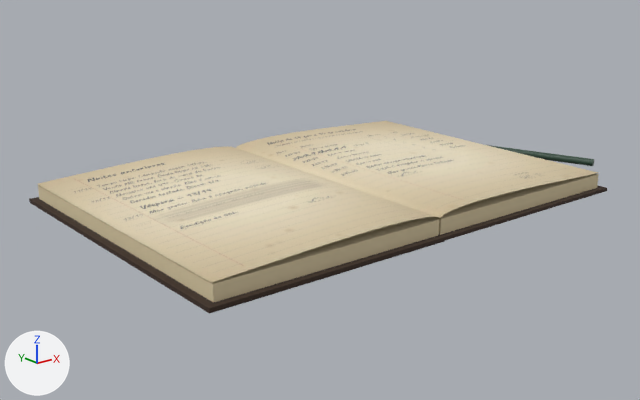
Renders of the glTF model o-impostor/modelos/livro_do_farol_v2.glb from each side of a commit.
Both versions are drawn from a 50 mm camera at (-0.486, -0.602, 0.238) aimed at (0.004, 0.011, -0.007). Arrows for +X, +Y and +Z are at lower left; the lights stay in place. The older version comes first. Where no turn or scale is listed for an object, it has been applied to the vertices.

Objects in the first picture: 'capa_frente', 'capa_tras', 'folha_direita', 'folha_esquerda', 'miolo_direito', 'miolo_esquerdo' and 2 more.
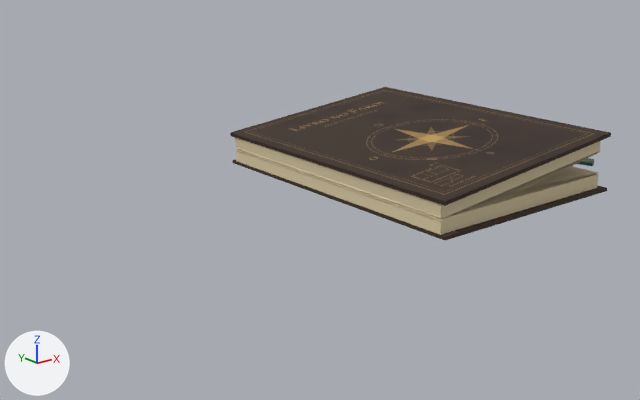
ob_charneira is not drawn itself; it is the parent of ob_metade_esquerda.

Boxes [x1, y1, x2, y2] around the edits, measured in the pictures (640 x 400 px):
'folha_esquerda', turned: before [38, 146, 436, 283]; after [236, 150, 600, 221]
'capa_arte', turned: before [31, 203, 444, 314]; after [230, 87, 610, 201]
'miolo_esquerdo', turned: before [38, 185, 439, 303]; after [235, 138, 600, 219]
'capa_frente', turned: before [29, 197, 445, 313]; after [230, 133, 611, 206]
'folha_direita', unchanged, covered by the edit: before [236, 121, 598, 218]; after [237, 148, 598, 218]

The change in detail:
Object 'charneira' (ob_charneira) turns from (0, 0, 0) to (0, 174, 0) degrees about x, y and z.
